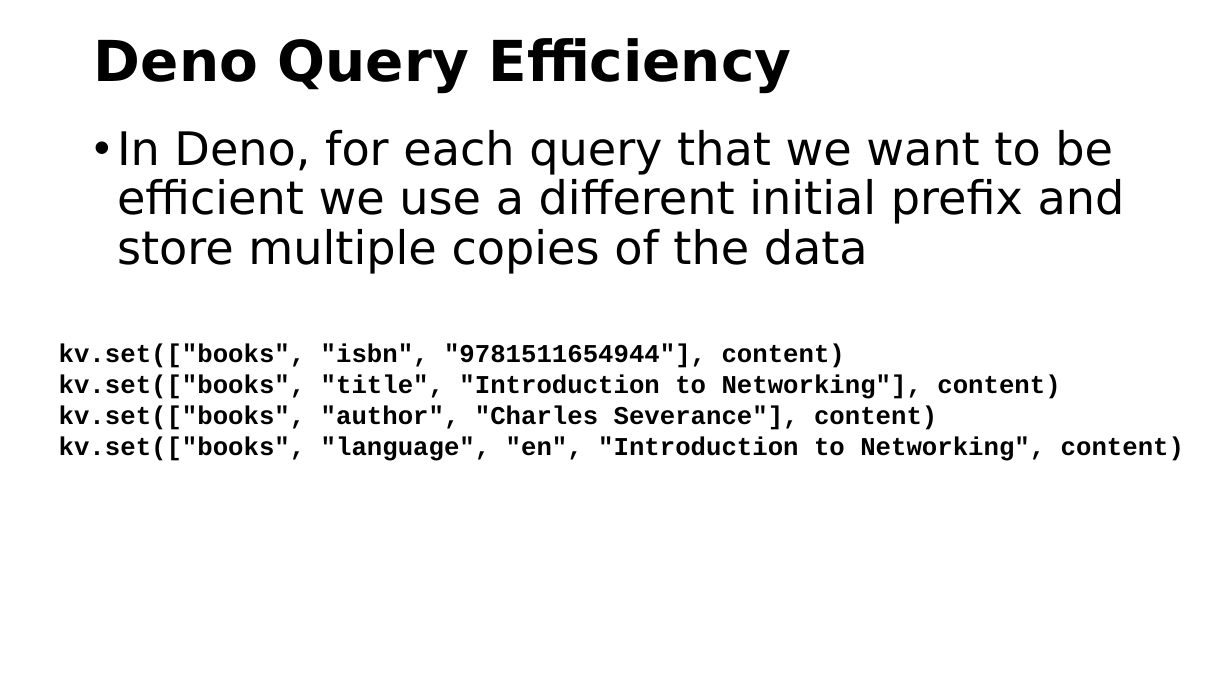
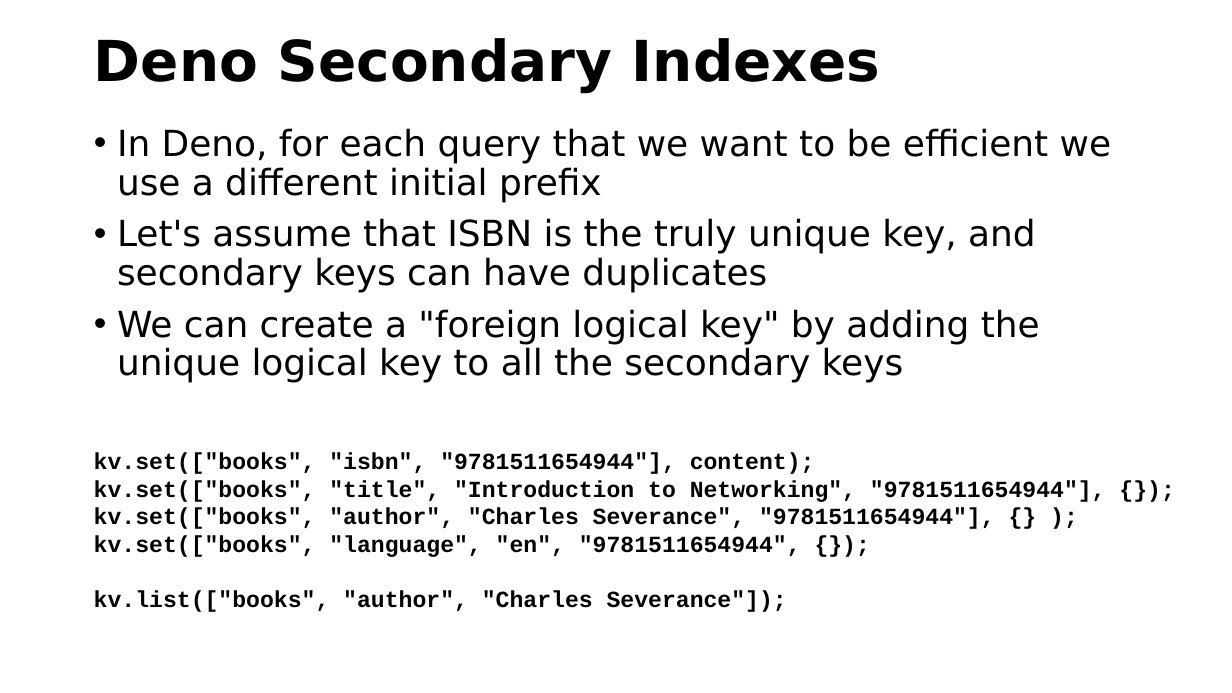
Before and after one commit to csev/pg4e, a slide deck: slide 55 of lectures/07-DenoKV.pptx (slide 53 before the commit). Drawn at 1232x693 pixels with LibreOffice and Linux fonts; fonts in the diff are those of the drawing. Boxes give left, top, right and bottom in pixels: in the first picture for what was removed or moved away, otherwise in the second. Text is boxed around its words. In the diff, an @@ line names an element or a change of style, - is before the commit and + after.

```diff
--- a/lectures/07-DenoKV.pptx
+++ b/lectures/07-DenoKV.pptx
@@ title at (x1=94, y1=38, x2=880, y2=93): text changed @@
-Deno Query Efficiency
+Deno Secondary Indexes
@@ text at (x1=117, y1=128, x2=1111, y2=383): text changed; size 36 to 28 pt @@
-• In Deno, for each query that we want to be efficient we use a different initial prefix and store multiple copies of the data
+• In Deno, for each query that we want to be efficient we use a different initial prefix
+• Let's assume that ISBN is the truly unique key, and secondary keys can have duplicates
+• We can create a "foreign logical key" by adding the unique logical key to all the secondary keys
@@ text at (x1=94, y1=452, x2=1106, y2=612): text changed; size 20 to 18 pt @@
-kv.set(["books", "isbn", "9781511654944"], content)
-kv.set(["books", "title", "Introduction to Networking"], content)
-kv.set(["books", "author", "Charles Severance"], content)
-kv.set(["books", "language", "en", "Introduction to Networking", content)
+kv.set(["books", "isbn", "9781511654944"], content);
+kv.set(["books", "title", "Introduction to Networking", "9781511654944"], {});
+kv.set(["books", "author", "Charles Severance", "9781511654944"], {} );
+kv.set(["books", "language", "en", "9781511654944", {});
+kv.list(["books", "author", "Charles Severance"]);
```
Also in this commit, not shown: 4 slides added, 1 slide removed, 1 other file.
